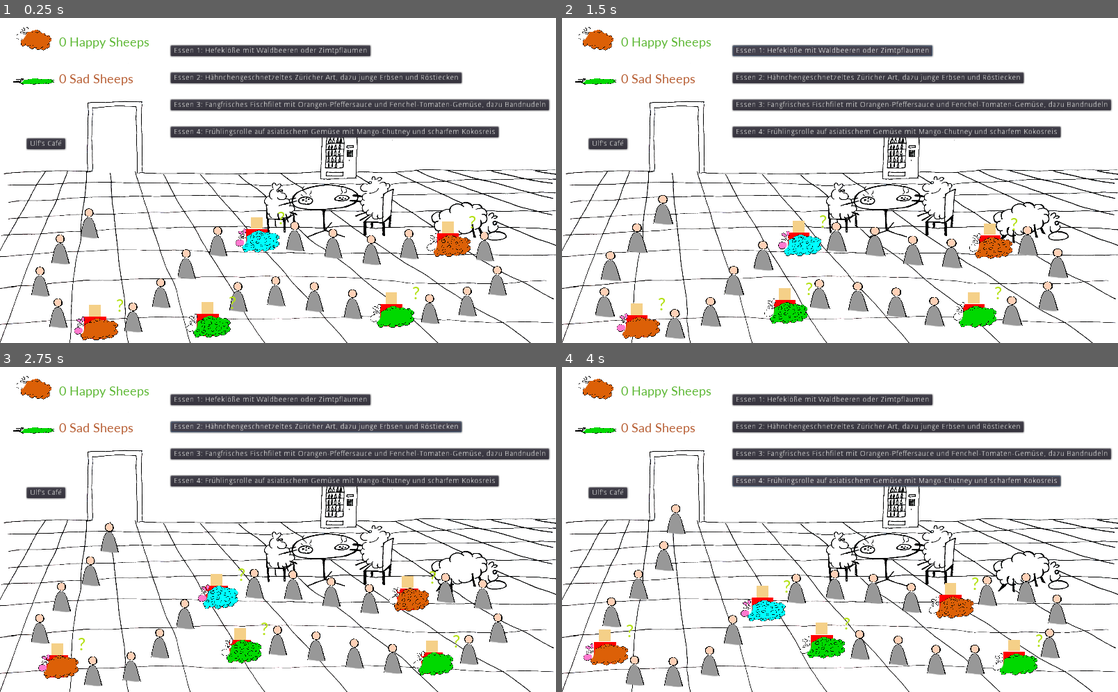
Above: before the commit, frames 1-4 (two rows, left to right).
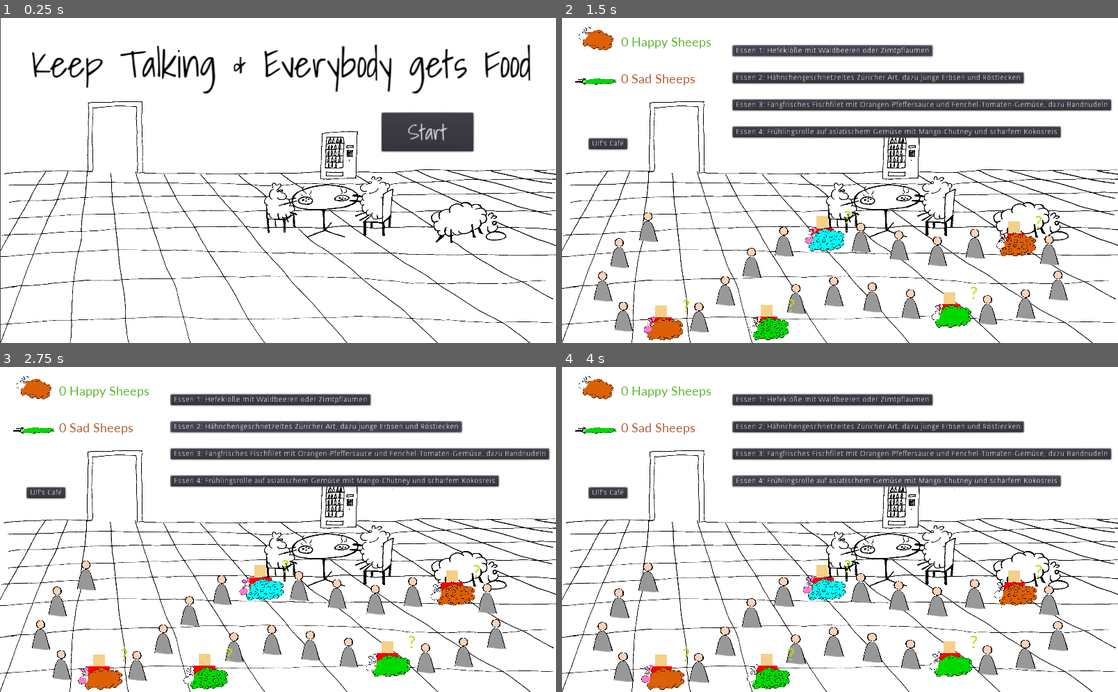
Above: after the commit, the same moments.

Repository: onsetsu/HPIGameJam
Game: Godot game, scene res://Scenes/Start.tscn
Same seed, same stepped clock (60 frames per second), same inputs: the game is played once before the commit and once after it. Before the commit the project starts from res://Scenes/Mensa.tscn.
Inputs (mouse positions are in pixels of both pictures, inside the frame that each line leads up to):
- Up to frame 1 (0.25 s): no input
- Up to frame 2 (1.5 s): click (990, 131) at 0.5 s, where only the run after the commit has a clickable "Start"; click "Essen 1: Hefeklöße mit Waldbe…" at 1.25 s
- Up to frame 3 (2.75 s): click "Essen 2: Hähnchengeschnetzelt…" at 2 s
- Up to frame 4 (4 s): click "Essen 3: Fangfrisches Fischfi…" at 2.75 s; click "Essen 4: Frühlingsrolle auf a…" at 3.5 s

The runs differ from the first frame. In frame 1, 21% of the frame differs, in the area x 0-100%, y 0-100%; in frame 2, 10%; in frame 3, 8.3%; in frame 4, 11%.

Commit message:
Startbildschirm added

Diff:
--- a/Fonts/font30.tres
+++ b/Fonts/font30.tres
@@ -3,7 +3,7 @@
 [ext_resource path="res://fonts/ShadowsIntoLight.ttf" type="DynamicFontData" id=1]
 
 [resource]
-size = 80
+size = 70
 use_mipmaps = true
 use_filter = true
 font_data = ExtResource( 1 )
--- a/Scenes/Queue.tscn
+++ b/Scenes/Queue.tscn
@@ -16,7 +16,7 @@
 curve = SubResource( 1 )
 
 [node name="Timer" type="Timer" parent="."]
-wait_time = 0.01
+wait_time = 15.0
 one_shot = true
 
 [connection signal="timeout" from="Timer" to="." method="_on_Timer_timeout"]
--- /dev/null
+++ b/Scenes/Start.tscn
@@ -0,0 +1,34 @@
+[gd_scene load_steps=5 format=2]
+
+[ext_resource path="res://Scenes/Failure_End.gd" type="Script" id=1]
+[ext_resource path="res://Sprites/Mensaschafe_klein.png" type="Texture" id=2]
+[ext_resource path="res://Fonts/font30.tres" type="DynamicFont" id=3]
+[ext_resource path="res://Fonts/font20.tres" type="DynamicFont" id=4]
+
+[node name="end_screen" type="Node2D"]
+script = ExtResource( 1 )
+
+[node name="Sprite" type="Sprite" parent="."]
+position = Vector2( 515.632, 325.784 )
+scale = Vector2( 0.555, 0.505 )
+texture = ExtResource( 2 )
+
+[node name="Label" type="Label" parent="."]
+margin_left = -17.3156
+margin_top = 27.6199
+margin_right = 1050.68
+margin_bottom = 156.62
+custom_fonts/font = ExtResource( 3 )
+custom_colors/font_color = Color( 0, 0, 0, 1 )
+text = "Keep Talking & Everybody gets Food"
+align = 1
+
+[node name="Button" type="Button" parent="."]
+margin_left = 702.854
+margin_top = 175.221
+margin_right = 871.854
+margin_bottom = 246.221
+custom_fonts/font = ExtResource( 4 )
+text = "Start"
+
+[connection signal="pressed" from="Button" to="." method="_on_Button_pressed"]
--- a/project.godot
+++ b/project.godot
@@ -16,7 +16,7 @@
 [application]
 
 config/name="MensaSheepSimulator"
-run/main_scene="res://Scenes/Mensa.tscn"
+run/main_scene="res://Scenes/Start.tscn"
 config/icon="res://icon.png"
 
 [display]
